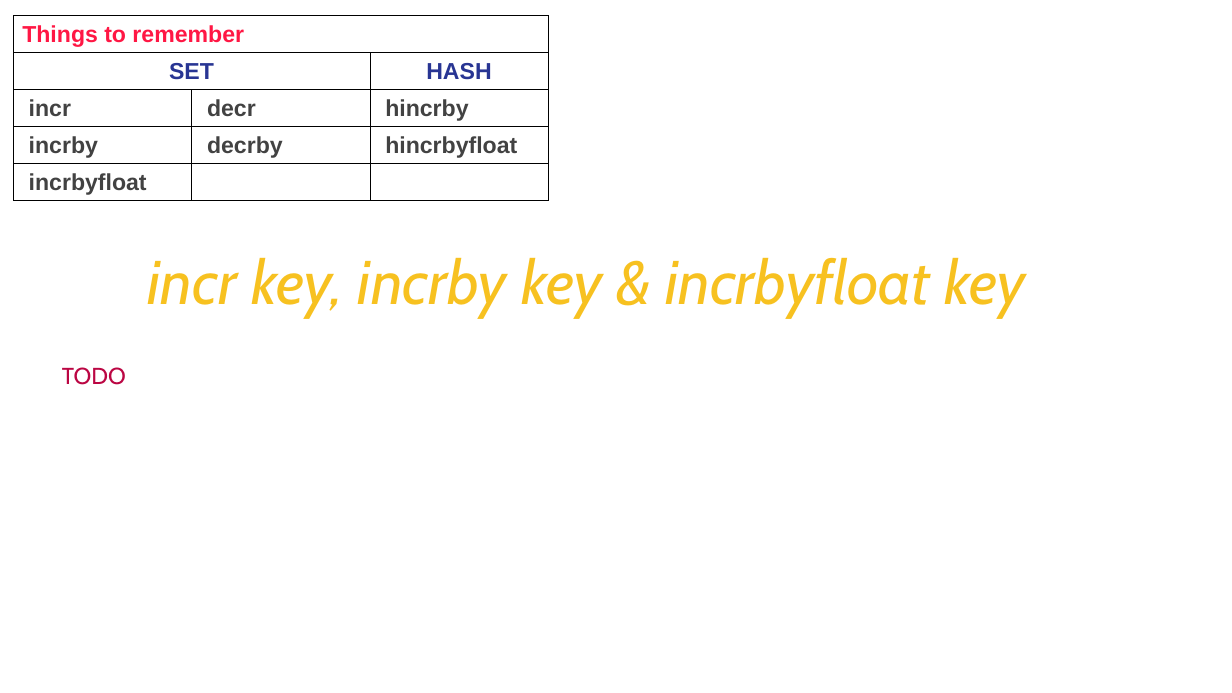
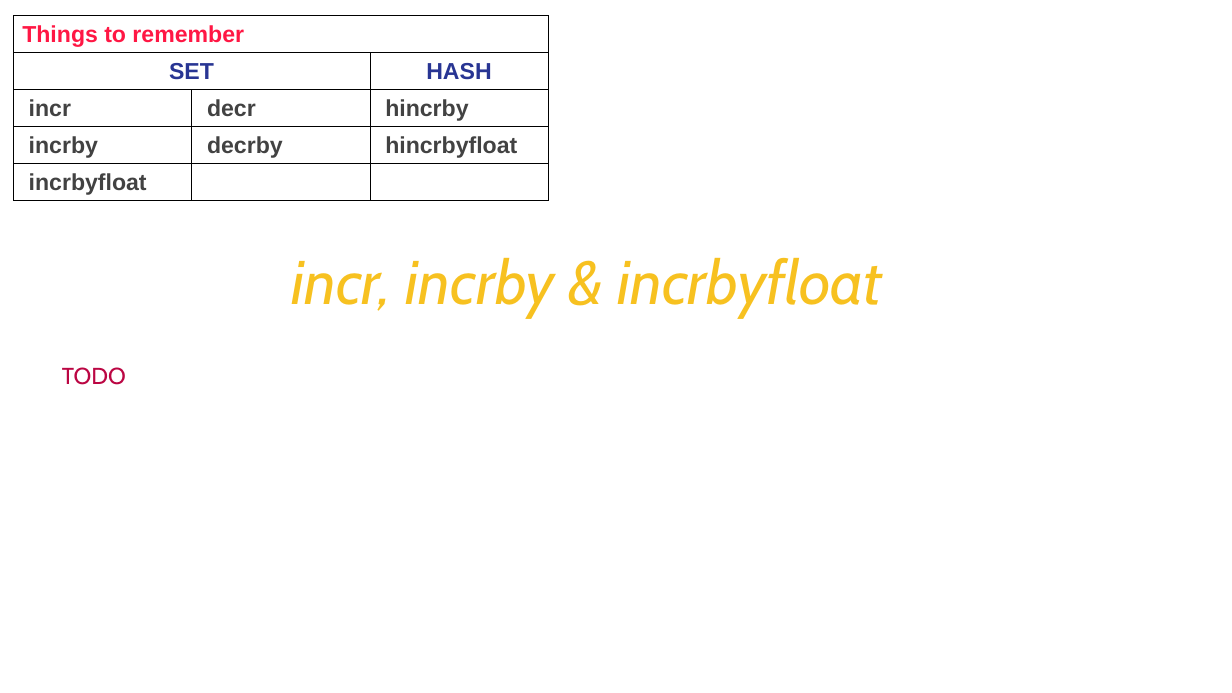
Before and after one commit to Saleel-Bagde/PPT-s, a slide deck: slide 25 of redis Ver2.pptx. Drawn at 1232x693 pixels with LibreOffice and Linux fonts; fonts in the diff are those of the drawing. Boxes give left, top, right and bottom in pixels: in the first picture for what was removed or moved away, otherwise in the second. Text is boxed around its words. In the diff, an @@ line names an element or a change of style, - is before the commit and + after.

```diff
--- a/redis Ver2.pptx
+++ b/redis Ver2.pptx
@@ text at [291,257,882,318]: text changed @@
-incr key, incrby key & incrbyfloat key
+incr, incrby & incrbyfloat
```
Also in this commit, not shown: 52 other slides changed, 3 slides added.
